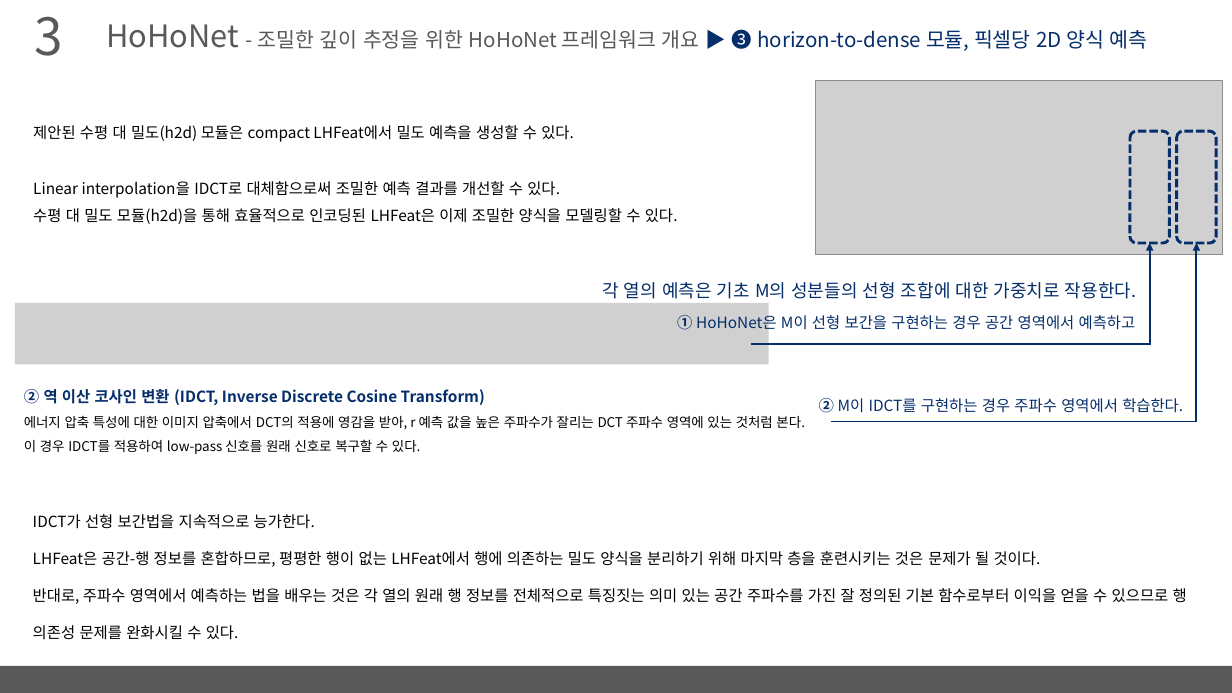
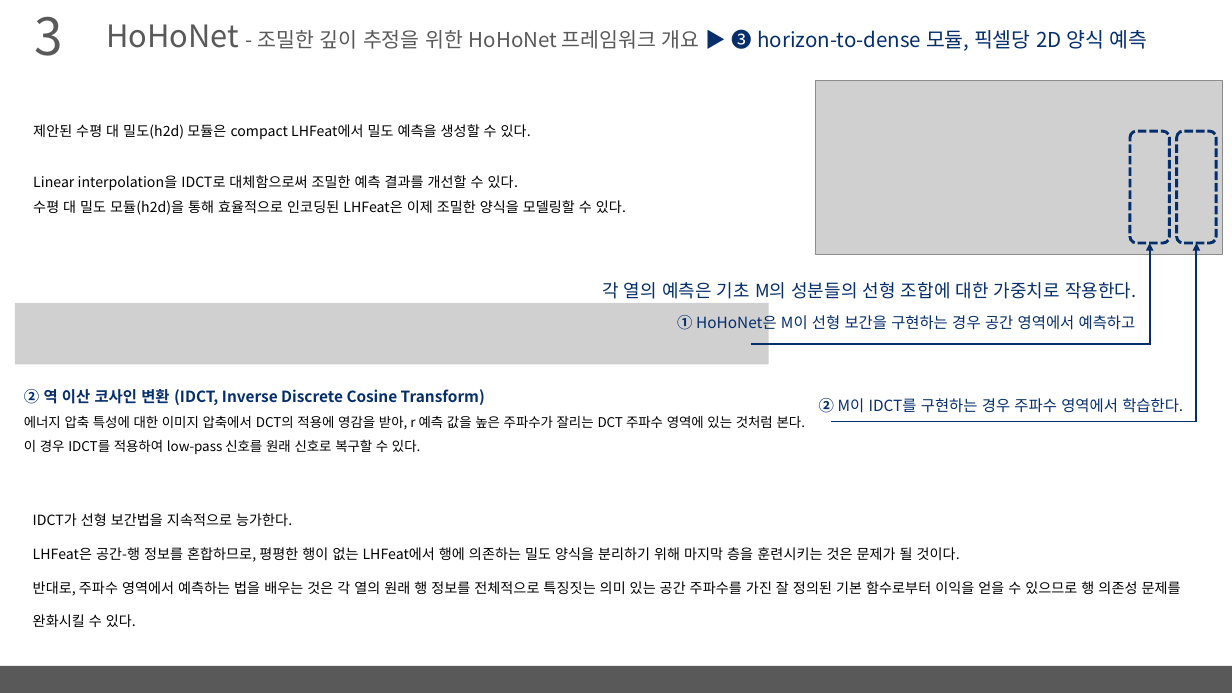
Before and after one commit to arittung/3D_Room_Layout_estimation, a slide deck: slide 16 of LayoutNet-HorizonNet-HoHoNet 정리.pptx (slide 15 before the commit). Drawn at 1232x693 pixels with LibreOffice and Linux fonts; fonts in the diff are those of the drawing; grey boxes stand for pictures. Boxes give left, top, right and bottom in pixels: in the first picture for what was removed or moved away, otherwise in the second. Text is boxed around its words. In the diff, an @@ line names an element or a change of style, - is before the commit and + after.

```diff
--- a/LayoutNet-HorizonNet-HoHoNet 정리.pptx
+++ b/LayoutNet-HorizonNet-HoHoNet 정리.pptx
@@ text "제안된 수평 대 밀도(h2d) 모듈은 ..." at (33, 124, 626, 215): size 12 to 11 pt @@
@@ text "IDCT가 선형 보간법을 지속적으로 능가한다." at (33, 513, 1181, 627): size 12 to 11 pt @@
```
Also in this commit, not shown: 9 other slides changed, 1 slide added, 1 other file.
